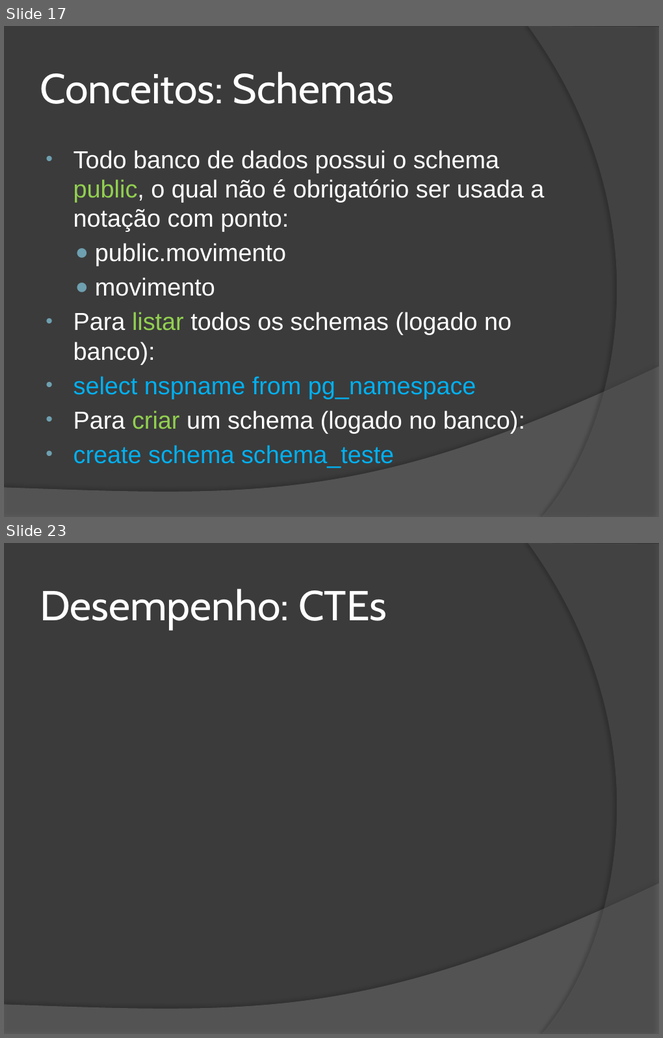
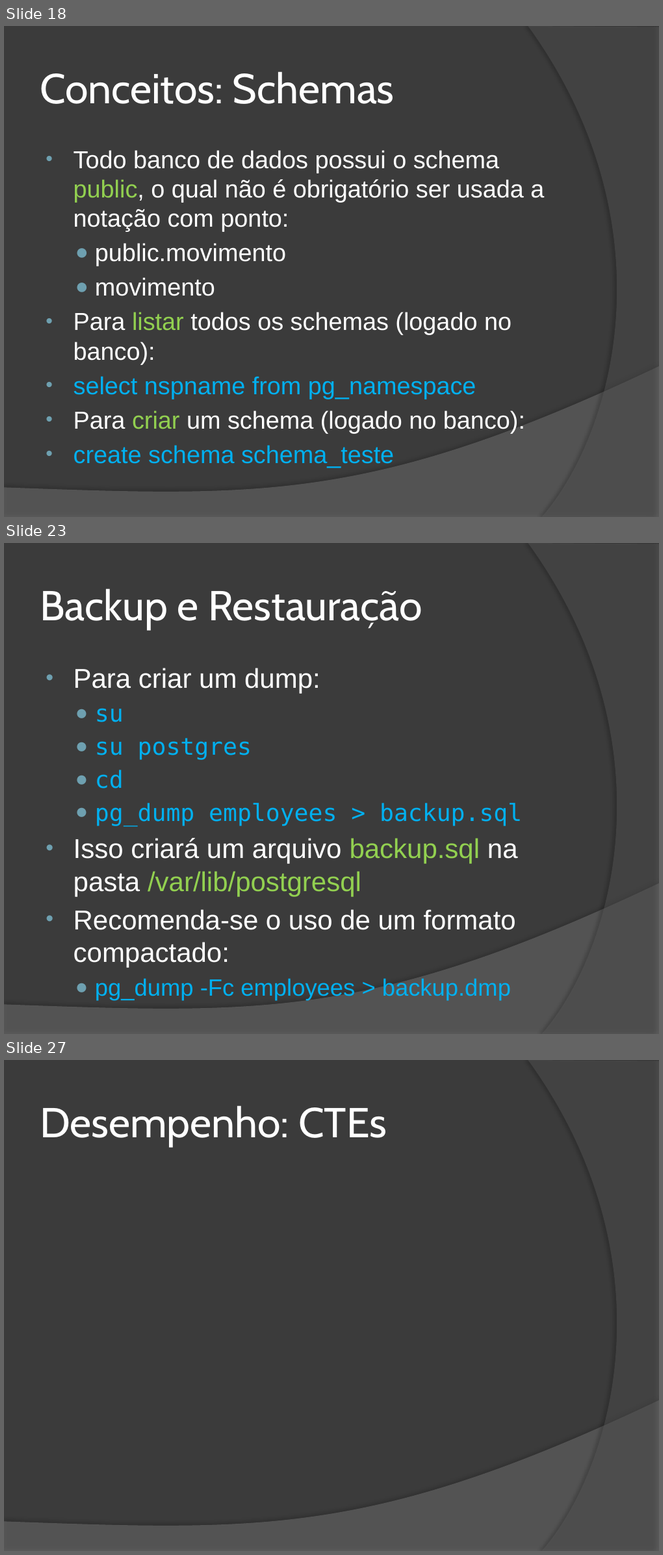
Before and after one commit to wind39/wind39.github.io, a slide deck: curso/modulo3capitulo5.pptx. Shown one above the other, each under a label of ours: slides 17 and 23 before the commit, slides 18, 23 and 27 after it; the slides between them are not shown. The pictures are 663x1038 and 663x1555 pixels, drawn with LibreOffice and Linux fonts; fonts in the diff are those of the drawing. Boxes give left, top, right and bottom in pixels: in the first picture for what was removed or moved away, otherwise in the second. Text is boxed around its words. In the diff, an @@ line names an element or a change of style, - is before the commit and + after.

```diff
--- a/curso/modulo3capitulo5.pptx
+++ b/curso/modulo3capitulo5.pptx
@@ slide 23 added at (x1=4, y1=543, x2=659, y2=1034), background #3B3B3B; not listed: 2 template elements that a slide beside it also shows @@
@@ title added at (x1=40, y1=589, x2=423, y2=629), 46 pt, text #FFFFFF @@
+Backup e Restauração
@@ text added at (x1=74, y1=668, x2=522, y2=1001), 30 pt, text #FFFFFF @@
+• Para criar um dump:
+  ● su
+  ● su postgres
+  ● cd
+  ● pg_dump employees > backup.sql
+• Isso criará um arquivo backup.sql na pasta /var/lib/postgresql
+• Recomenda-se o uso de um formato compactado:
+  ● pg_dump -Fc employees > backup.dmp
@@ what was slide 17 is now slide 18 @@
@@ what was slide 23 is now slide 27 @@
```
Also in this commit, not shown: 8 slides changed, 6 other slides added, 4 other files.
